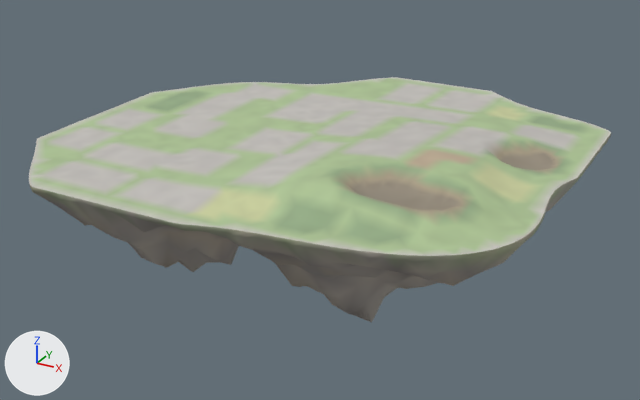
Before and after pictures for a commit that changed the glTF model godot_project/remake/sky/islands/SKY-098.rock.glb.
Both versions are drawn from a camera (50 mm lens) standing at (140.1, -255.1, 105.3) and looking at (-1.8, 2.9, -23.7). Arrows for +X, +Y and +Z are at lower left; the lights stay in place. The first picture is the older version.

Objects in the first picture: 'deck-col', 'rock'.
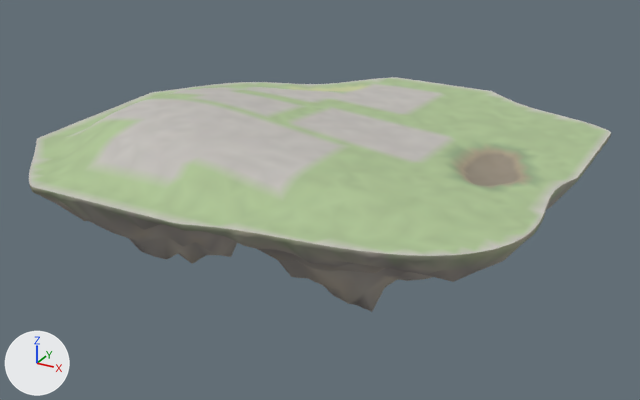
Pixel boxes (x1, y1, x2, y2) of what changed, in the pictures (640 x 400 px; the box of a moved part takes in the faces that stretch with it):
'rock', rescaled: before (30, 134, 611, 323); after (30, 134, 611, 312)
part 1 of me_deck_col, moved or reshaped: before (47, 88, 568, 249); after (47, 88, 565, 246)
part 2 of me_deck_col, recoloured: (36, 81, 586, 246) in both
part 3 of me_rock, moved or reshaped: before (37, 193, 555, 323); after (37, 193, 553, 312)

What the commit changed:
me_deck_col is used by ob_deck_col; location (0.0, 0.0, 0.0).
me_deck_col had 1754 vertices, 3317 faces and spanned x -89.0..87.0, y -78.0..87.0, z -2.0..8.0.
me_deck_col now has 1703 vertices, 3215 faces and spans x -89.0..87.0, y -78.0..87.0, z -2.0..13.0.
me_deck_col part 1: 797 vertices moved from x -77.0..71.0, y -69.0..67.0, z -1.0..7.0 to x -77.0..71.0, y -69.0..67.0, z 0.0..13.0; 318 vertices removed from x 19.0..78.0, y -61.0..35.0, z -2.0..8.0; 267 vertices added at x 19.0..75.0, y -61.0..35.0, z -2.0..7.0.
me_deck_col part 2: 1595 kept faces spanning x -85.0..83.0, y -73.0..83.0, z 0.0..13.0 get new vertex colours.
me_rock is used by ob_rock; location (0.0, 0.0, 0.0).
me_rock had 992 vertices, 1793 faces and spanned x -89.0..87.0, y -78.0..87.0, z -56.0..0.0.
me_rock now has 992 vertices, 1793 faces and spans x -89.0..87.0, y -78.0..87.0, z -51.0..0.0.
me_rock part 3: the whole mesh is scaled about the mesh origin by (1, 1, 0.917).
